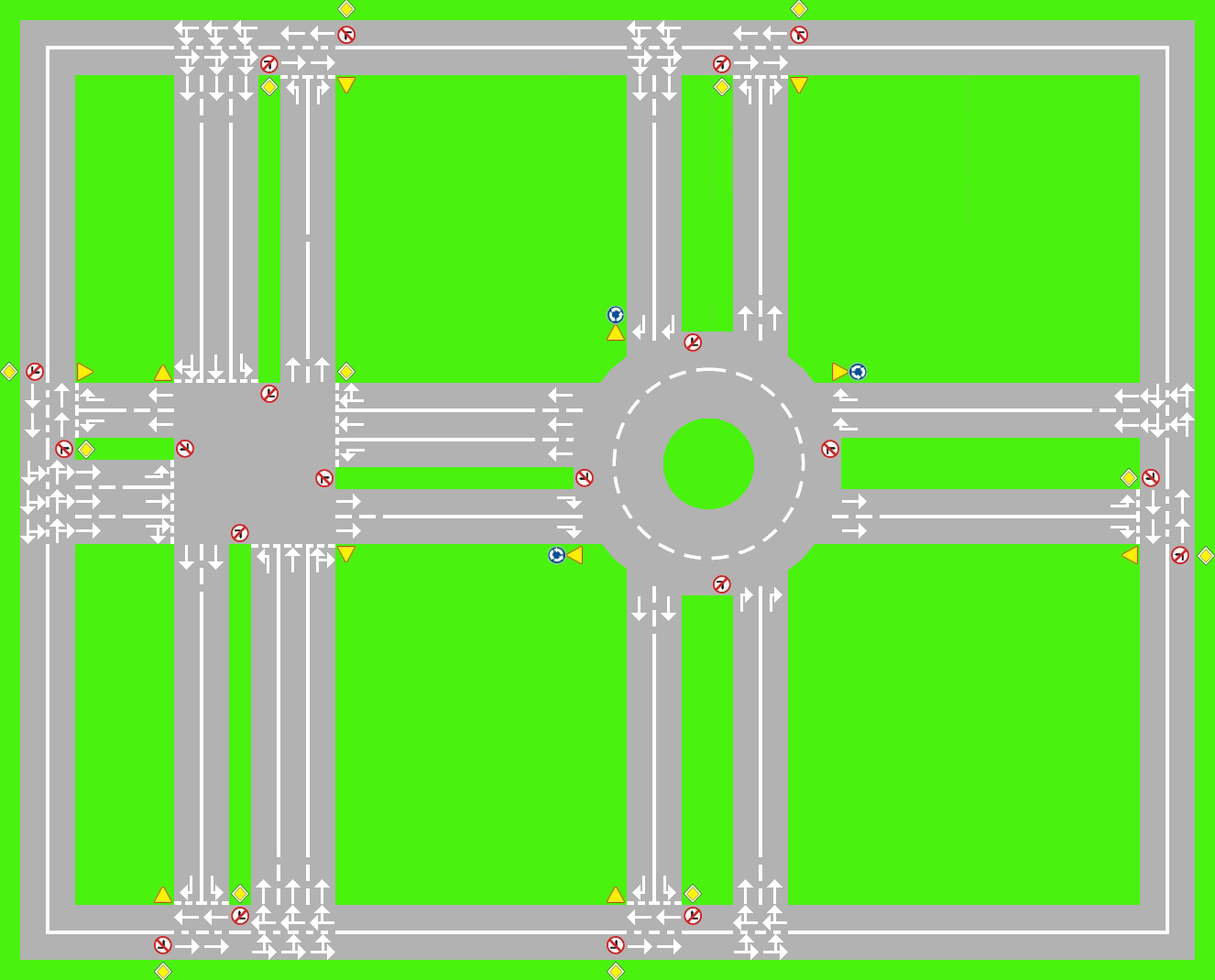
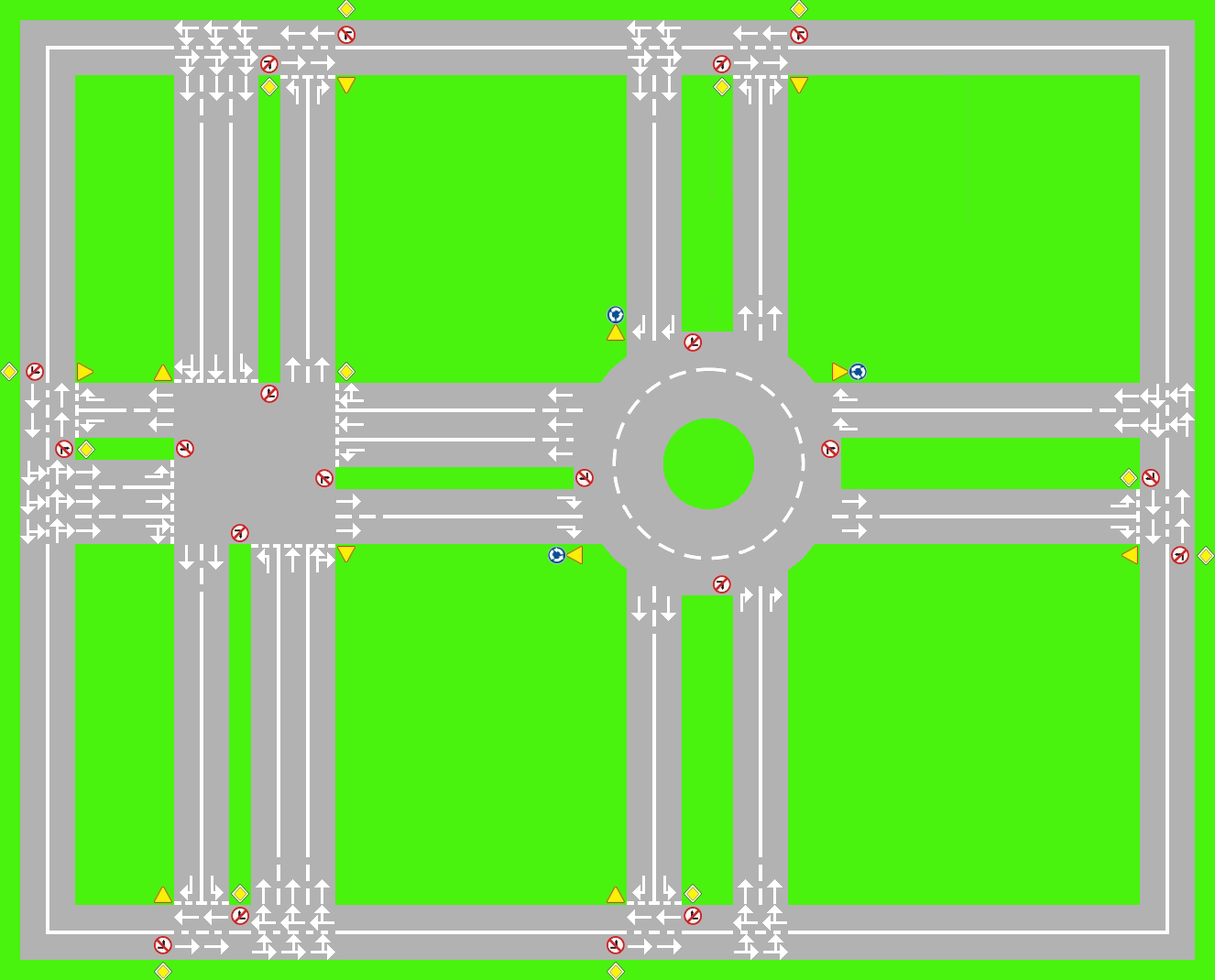
Layered file, before and after one edit (1215 x 980). Changes by layer:
painted on "Tło" over [306, 234, 310, 242]
